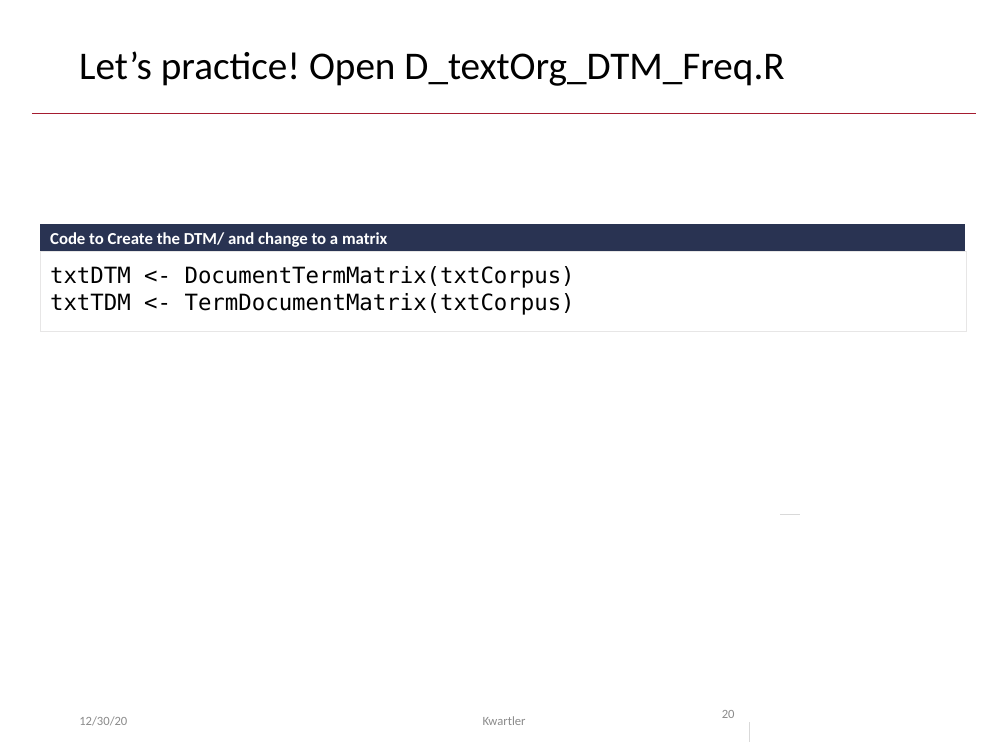
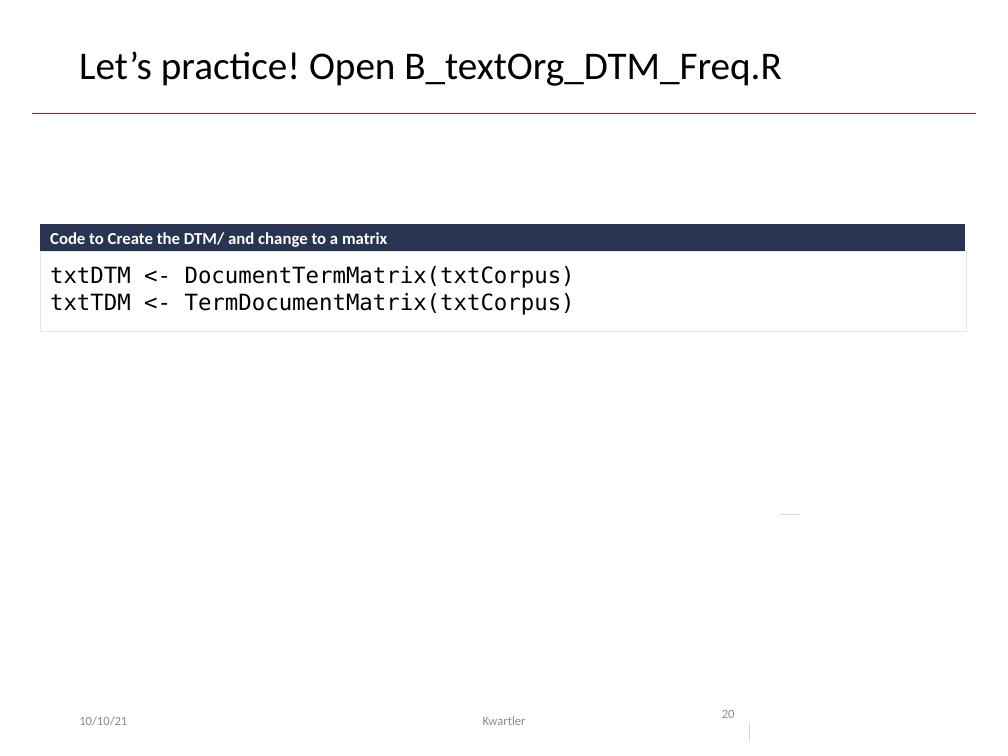
Before and after one commit to kwartler/hult_NLP_student, a slide deck: slide 20 of lessons/class2/Class2B_Preprocessing_TF.pptx. Drawn at 1008x756 pixels with LibreOffice and Linux fonts; fonts in the diff are those of the drawing. Boxes give left, top, right and bottom in pixels: in the first picture for what was removed or moved away, otherwise in the second. Text is boxed around its words. In the diff, an @@ line names an element or a change of style, - is before the commit and + after.

```diff
--- a/lessons/class2/Class2B_Preprocessing_TF.pptx
+++ b/lessons/class2/Class2B_Preprocessing_TF.pptx
@@ text at [79,51,781,86]: text changed @@
-Let’s practice! Open D_textOrg_DTM_Freq.R
+Let’s practice! Open B_textOrg_DTM_Freq.R
@@ text at [79,716,127,726]: text changed @@
-12/30/20
+10/10/21
```
Also in this commit, not shown: 20 other slides changed, 3 other files.
